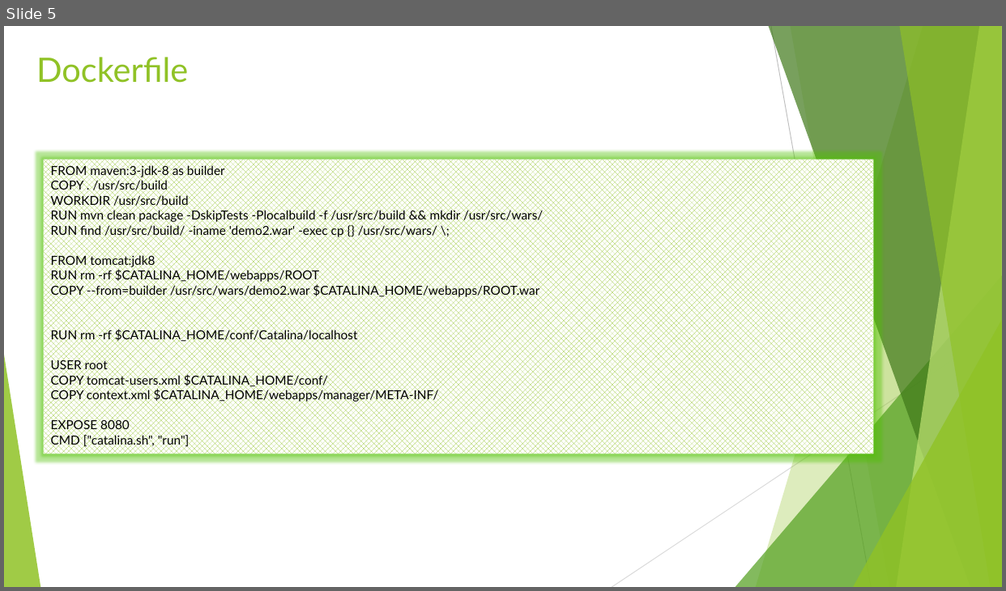
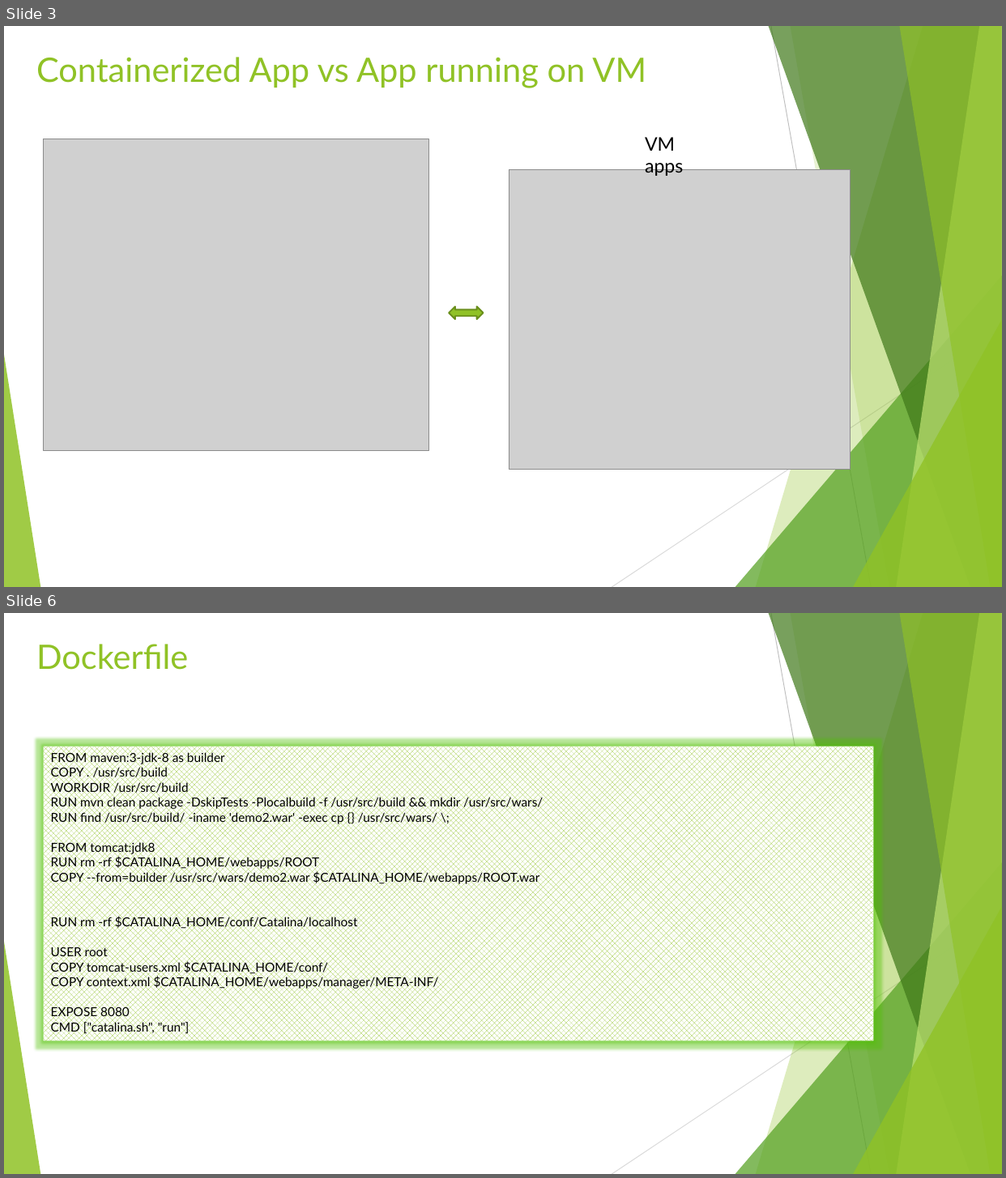
Before and after one commit to rusergei2010/AWSCourse2019, a slide deck: Lecture_8_Docker/Docker_Container.pptx. Shown one above the other, each under a label of ours: slide 5 before the commit, slides 3 and 6 after it; the slides between them are not shown. The pictures are 1006x591 and 1006x1178 pixels, drawn with LibreOffice and Linux fonts; fonts in the diff are those of the drawing; grey boxes stand for pictures. Boxes give left, top, right and bottom in pixels: in the first picture for what was removed or moved away, otherwise in the second. Text is boxed around its words. In the diff, an @@ line names an element or a change of style, - is before the commit and + after.

```diff
--- a/Lecture_8_Docker/Docker_Container.pptx
+++ b/Lecture_8_Docker/Docker_Container.pptx
@@ slide 3 added at box(4, 26, 1002, 587), background #FFFFFF; not listed: 10 template elements that a slide beside it also shows @@
@@ title added at box(36, 57, 646, 88), 32.4 pt, text #90C226 @@
+Containerized App vs App running on VM
@@ picture added at box(44, 139, 429, 451) @@
@@ text added at box(645, 137, 683, 176), 18 pt, text #000000 @@
+VM apps
@@ picture added at box(509, 169, 850, 470) @@
@@ left right arrow added at box(449, 307, 484, 319), fill #90C226, outline #6B901C 1.5 pt @@
@@ what was slide 5 is now slide 6 @@
```
Also in this commit, not shown: 4 slides changed, 1 other slide added, 1 other file.
